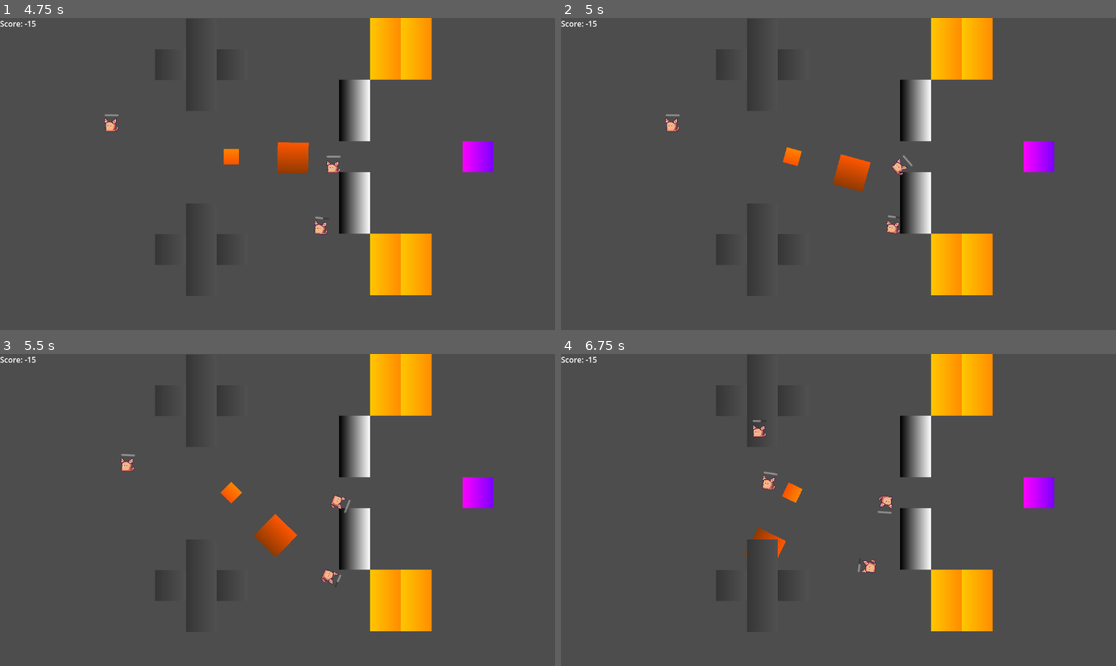
Above: before the commit, frames 1-4 (two rows, left to right).
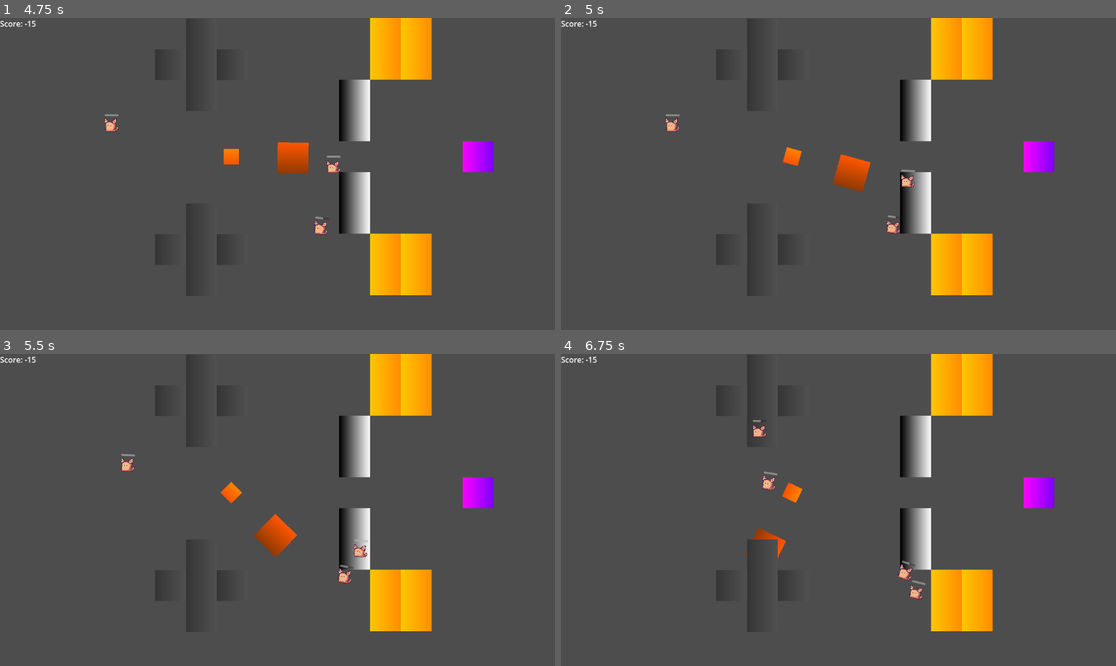
Above: after the commit, the same moments.

Repository: OgGhostJelly/TMC2
Game: Godot game, scene res://objects/game/game.tscn
The game is run twice, just before and just after one commit, with the same random seed, the same clock (stepped at 60 frames per second) and the same inputs.
Inputs (mouse positions are in pixels of both pictures, inside the frame that each line leads up to):
- Up to frame 1 (4.75 s): move the mouse to (399, 158) at 0.52 s; press the mouse at (399, 158) at 0.53 s; move the mouse to (166, 189) at 1.27 s; release the mouse at (166, 189) at 1.28 s; tap Space (multiply) at 1.35, 2.85, 4.35 s; move the mouse to (333, 105) at 2.02 s; press the mouse at (333, 105) at 2.03 s; move the mouse to (249, 236) at 2.77 s; release the mouse at (249, 236) at 2.78 s; move the mouse to (444, 220) at 3.52 s; press the mouse at (444, 220) at 3.53 s; move the mouse to (111, 127) at 4.27 s; release the mouse at (111, 127) at 4.28 s
- Up to frame 2 (5 s): no input
- Up to frame 3 (5.5 s): move the mouse to (305, 510) at 5.02 s; press the mouse at (305, 510) at 5.03 s
- Up to frame 4 (6.75 s): move the mouse to (755, 432) at 5.77 s; release the mouse at (755, 432) at 5.78 s; tap Space (multiply) at 5.85 s; move the mouse to (960, 494) at 6.52 s; press the mouse at (960, 494) at 6.53 s

Frame 1 is identical in both runs. In frame 2, 0.2% of the frame differs, in the area x 59-64%, y 43-55%; in frame 3, 0.3%; in frame 4, 0.4%, in the area x 53-66%, y 45-79%.

Commit message:
made treadmills better

Diff:
--- a/objects/game/game.tscn
+++ b/objects/game/game.tscn
@@ -38,4 +38,8 @@
 format = 2
 layer_0/tile_data = PackedInt32Array(262151, 0, 131072, 393222, 0, 196608, 458757, 0, 196608, 524294, 0, 196608, 458759 …(347 unchanged characters)…
 
+[connection signal="body_entered" from="TileMap/TreadmillUp" to="TileMap/TreadmillUp" method="_on_body_entered" flags=18]
+[connection signal="body_entered" from="TileMap/@TreadmillUp@120083" to="TileMap/@TreadmillUp@120083" method="_on_body_entered" flags=18]
+[connection signal="body_entered" from="TileMap/TreadmillDown" to="TileMap/TreadmillDown" method="_on_body_entered" flags=18]
+[connection signal="body_entered" from="TileMap/@TreadmillDown@120084" to="TileMap/@TreadmillDown@120084" method="_on_body_entered" flags=18]
 [connection signal="body_entered" from="TileMap/Makecatinator6900" to="TileMap/Makecatinator6900" method="_on_body_entered" flags=18]
--- /dev/null
+++ b/objects/obstacles/treadmill/treadmill.gd
@@ -0,0 +1,10 @@
+extends Area2D
+
+
+@export var push_force: Vector2
+
+
+func _on_body_entered(body: Node2D) -> void:
+	if not body.is_in_group('cats'): return
+	body = body as RigidBody2D
+	body.apply_force(push_force)
--- /dev/null
+++ b/objects/obstacles/treadmill/treadmill.tscn
@@ -0,0 +1,23 @@
+[gd_scene load_steps=5 format=3 uid="uid://t76pwel8ukw4"]
+
+[ext_resource type="Script" path="res://objects/obstacles/treadmill/treadmill.gd" id="1_w1053"]
+
+[sub_resource type="Gradient" id="Gradient_pqgk6"]
+
+[sub_resource type="GradientTexture2D" id="GradientTexture2D_rttqr"]
+gradient = SubResource("Gradient_pqgk6")
+
+[sub_resource type="RectangleShape2D" id="RectangleShape2D_x7qhj"]
+size = Vector2(64, 64)
+
+[node name="Treadmill" type="Area2D"]
+collision_layer = 0
+script = ExtResource("1_w1053")
+
+[node name="Sprite2D" type="Sprite2D" parent="."]
+texture = SubResource("GradientTexture2D_rttqr")
+
+[node name="CollisionShape2D" type="CollisionShape2D" parent="."]
+shape = SubResource("RectangleShape2D_x7qhj")
+
+[connection signal="body_entered" from="." to="." method="_on_body_entered"]
--- a/objects/obstacles/treadmill/treadmill_down.tscn
+++ b/objects/obstacles/treadmill/treadmill_down.tscn
@@ -1,36 +1,6 @@
-[gd_scene load_steps=6 format=3 uid="uid://t76pwel8ukw4"]
+[gd_scene load_steps=2 format=3 uid="uid://bkqo3a5cswrbx"]
 
-[sub_resource type="Gradient" id="Gradient_pqgk6"]
+[ext_resource type="PackedScene" uid="uid://t76pwel8ukw4" path="res://objects/obstacles/treadmill/treadmill.tscn" id="1_phr6y"]
 
-[sub_resource type="GradientTexture2D" id="GradientTexture2D_rttqr"]
-gradient = SubResource("Gradient_pqgk6")
-
-[sub_resource type="RectangleShape2D" id="RectangleShape2D_kx1an"]
-size = Vector2(62, 64)
-
-[sub_resource type="PhysicsMaterial" id="PhysicsMaterial_tihv5"]
-absorbent = true
-
-[sub_resource type="RectangleShape2D" id="RectangleShape2D_4cfqr"]
-size = Vector2(1, 64)
-
-[node name="TreadmillDown" type="StaticBody2D"]
-
-[node name="Sprite2D" type="Sprite2D" parent="."]
-texture = SubResource("GradientTexture2D_rttqr")
-
-[node name="CollisionShape2D" type="CollisionShape2D" parent="."]
-shape = SubResource("RectangleShape2D_kx1an")
-
-[node name="Pusher" type="StaticBody2D" parent="."]
-collision_mask = 0
-physics_material_override = SubResource("PhysicsMaterial_tihv5")
-constant_linear_velocity = Vector2(0, 400)
-
-[node name="LeftCollisionShape" type="CollisionShape2D" parent="Pusher"]
-position = Vector2(-31.5, 0)
-shape = SubResource("RectangleShape2D_4cfqr")
-
-[node name="RightCollisionShape" type="CollisionShape2D" parent="Pusher"]
-position = Vector2(31.5, 0)
-shape = SubResource("RectangleShape2D_4cfqr")
+[node name="TreadmillDown" instance=ExtResource("1_phr6y")]
+push_force = Vector2(0, 8000)
--- a/objects/obstacles/treadmill/treadmill_up.tscn
+++ b/objects/obstacles/treadmill/treadmill_up.tscn
@@ -1,32 +1,6 @@
-[gd_scene load_steps=5 format=3 uid="uid://d0neasvqt2rm5"]
+[gd_scene load_steps=2 format=3 uid="uid://qhpqfldt35pj"]
 
-[sub_resource type="Gradient" id="Gradient_pqgk6"]
+[ext_resource type="PackedScene" uid="uid://bkqo3a5cswrbx" path="res://objects/obstacles/treadmill/treadmill_down.tscn" id="1_r0kll"]
 
-[sub_resource type="GradientTexture2D" id="GradientTexture2D_rttqr"]
-gradient = SubResource("Gradient_pqgk6")
-
-[sub_resource type="RectangleShape2D" id="RectangleShape2D_kx1an"]
-size = Vector2(62, 64)
-
-[sub_resource type="RectangleShape2D" id="RectangleShape2D_4cfqr"]
-size = Vector2(1, 64)
-
-[node name="TreadmillUp" type="StaticBody2D"]
-
-[node name="Sprite2D" type="Sprite2D" parent="."]
-texture = SubResource("GradientTexture2D_rttqr")
-
-[node name="CollisionShape2D" type="CollisionShape2D" parent="."]
-shape = SubResource("RectangleShape2D_kx1an")
-
-[node name="Pusher" type="StaticBody2D" parent="."]
-collision_mask = 0
-constant_linear_velocity = Vector2(0, -400)
-
-[node name="LeftCollisionShape" type="CollisionShape2D" parent="Pusher"]
-position = Vector2(-31.5, 0)
-shape = SubResource("RectangleShape2D_4cfqr")
-
-[node name="RightCollisionShape" type="CollisionShape2D" parent="Pusher"]
-position = Vector2(31.5, 0)
-shape = SubResource("RectangleShape2D_4cfqr")
+[node name="TreadmillUp" instance=ExtResource("1_r0kll")]
+push_force = Vector2(0, -8000)
Not shown: 1 places in objects/game/game.tscn that only renumber resources
